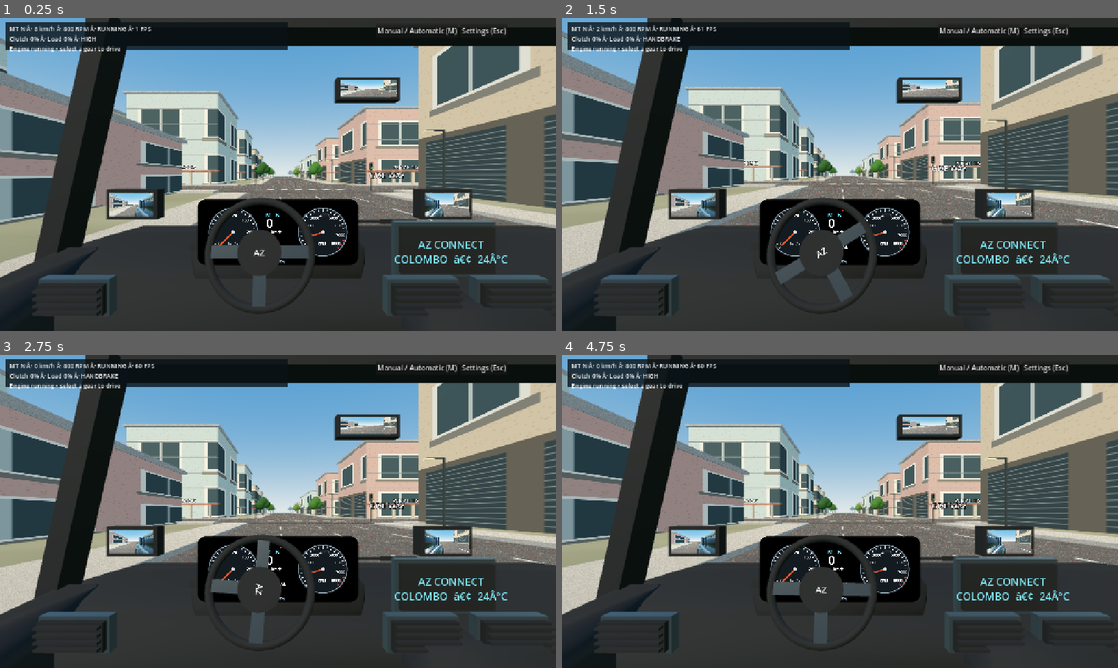
Above: before the commit, frames 1-4 (two rows, left to right).
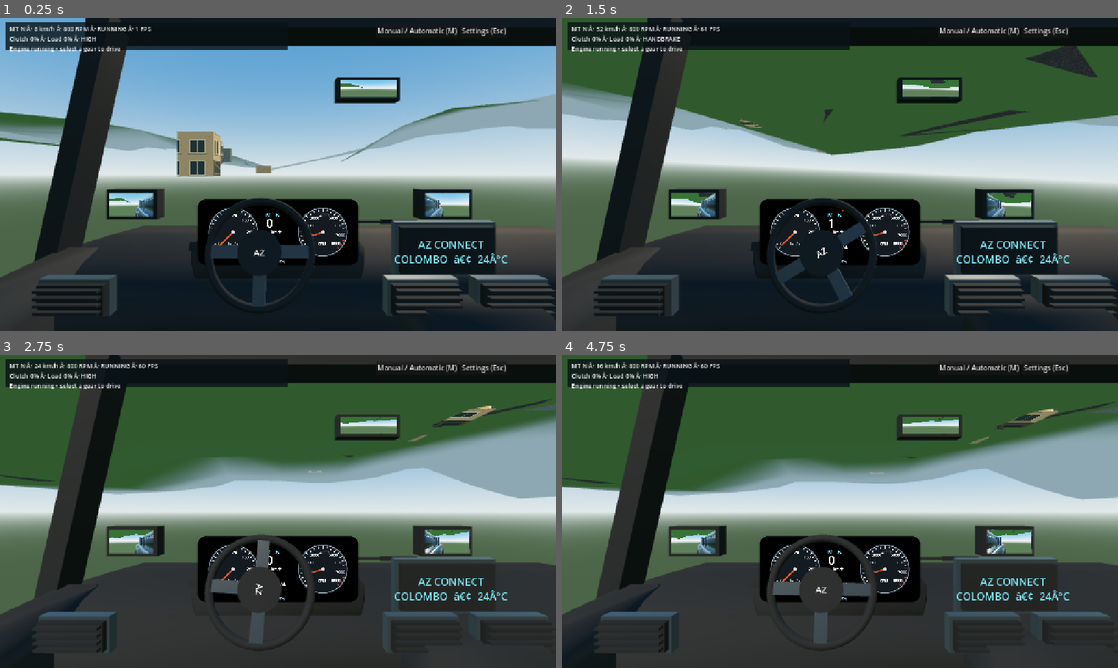
Above: after the commit, the same moments.

Repository: Mhd-Azeem/WebToApp
Game: Godot game, scene res://scenes/akurana.tscn
Same seed, same stepped clock (60 frames per second), same inputs: the game is played once before the commit and once after it. Before the commit the project starts from res://scenes/main.tscn.
Inputs (mouse positions are in pixels of both pictures, inside the frame that each line leads up to):
- Up to frame 1 (0.25 s): no input
- Up to frame 2 (1.5 s): tap Enter at 0.5 s; move the mouse to (962, 158) at 0.52 s; hold D 0.53-1.25 s; hold Shift 0.53-1.25 s; click (962, 158) at 0.67 s; tap Space at 0.77 s; drag from (728, 190) to (812, 237) at 1.27 s
- Up to frame 3 (2.75 s): move the mouse to (333, 442) at 2.02 s; hold D from 2.03 s (still down); tap H at 2.1 s
- Up to frame 4 (4.75 s): release D at 2.75 s; drag from (812, 574) to (673, 464) at 2.77 s; move the mouse to (1006, 558) at 3.52 s; hold A 3.53-4.25 s; tap Q at 3.6 s; tap Space at 3.77 s; drag from (673, 464) to (756, 433) at 4.27 s

The runs differ from the first frame. In frame 1, 59% of the frame differs, in the area x 0-100%, y 0-100%; in frame 2, 73%; in frame 3, 49%; in frame 4, 49%.

Commit message:
Select Akurana playable scene on preview feature branch

Diff:
--- a/az-car-3d/project.godot
+++ b/az-car-3d/project.godot
@@ -2,7 +2,7 @@
 [application]
 config/icon="res://assets/icon.svg"
 config/name="AZ Car 3D — Sri Lanka"
-run/main_scene="res://scenes/main.tscn"
+run/main_scene="res://scenes/akurana.tscn"
 config/features=PackedStringArray("4.5", "GL Compatibility")
 [display]
 window/size/viewport_width=1280
